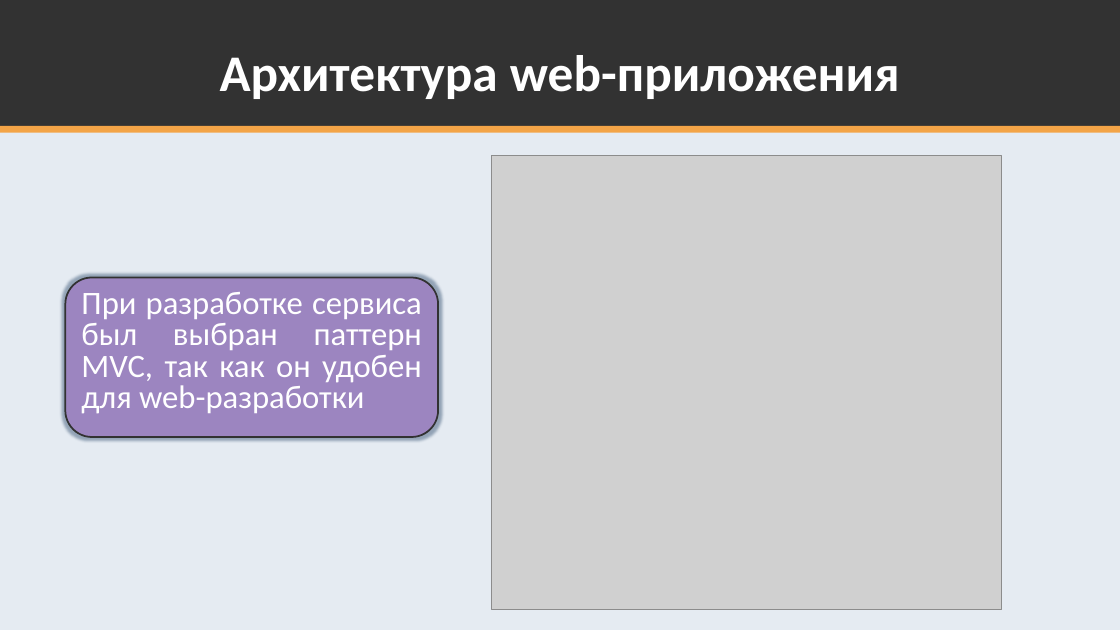
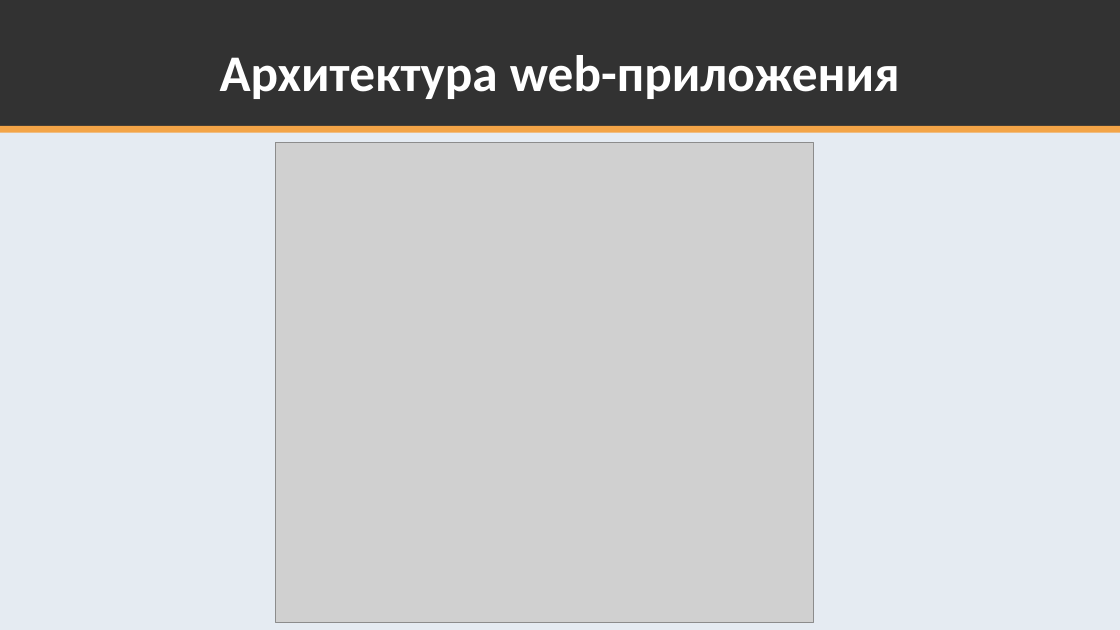
Before and after one commit to K224/TPKS, a slide deck: slide 9 of k224-docs/Презентация ко 2 релизу.pptx. Drawn at 1120x630 pixels with LibreOffice and Linux fonts; fonts in the diff are those of the drawing; grey boxes stand for pictures. Boxes give left, top, right and bottom in pixels: in the first picture for what was removed or moved away, otherwise in the second. Text is boxed around its words. In the diff, an @@ line names an element or a change of style, - is before the commit and + after.

```diff
--- a/k224-docs/Презентация ко 2 релизу.pptx
+++ b/k224-docs/Презентация ко 2 релизу.pptx
@@ picture: place and size @@
-picture at box(492, 155, 1001, 610)
+picture at box(276, 142, 814, 623)
@@ text removed at box(66, 277, 439, 437) @@
-При разработке сервиса был выбран паттерн MVC, так как он удобен для web-разработки
```
Also in this commit, not shown: 3 other slides changed, 5 other files.
